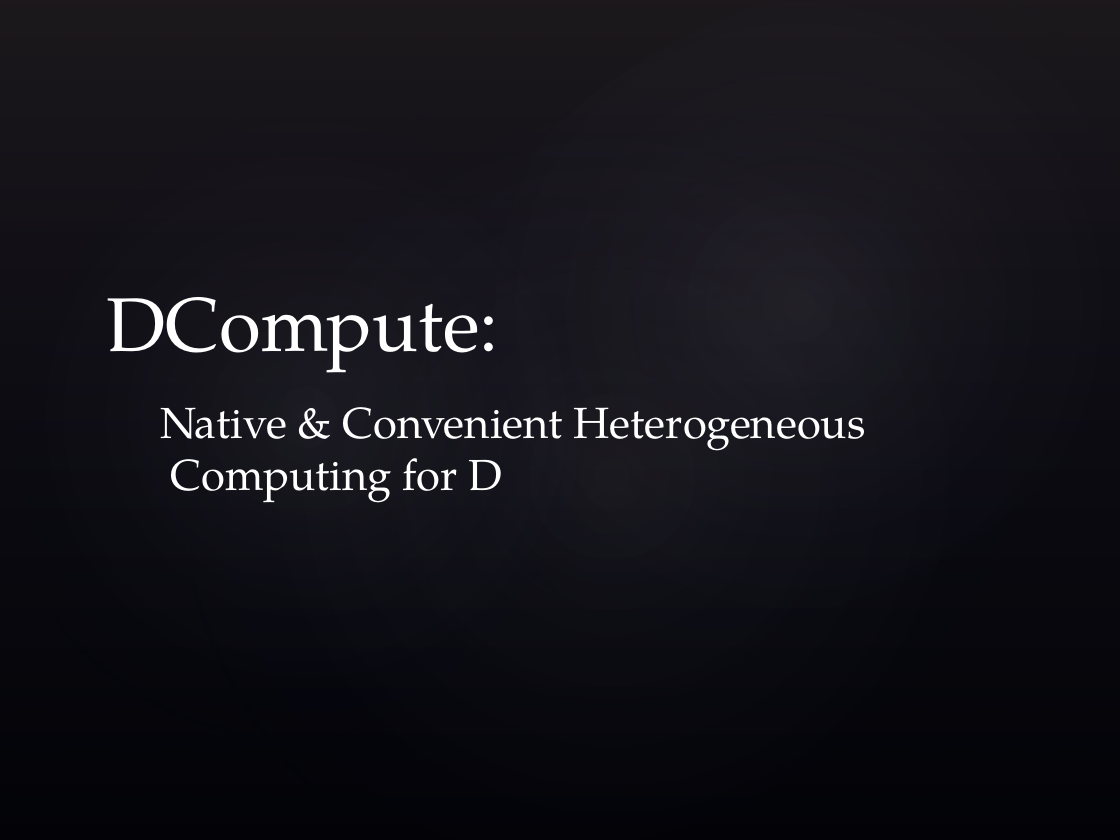
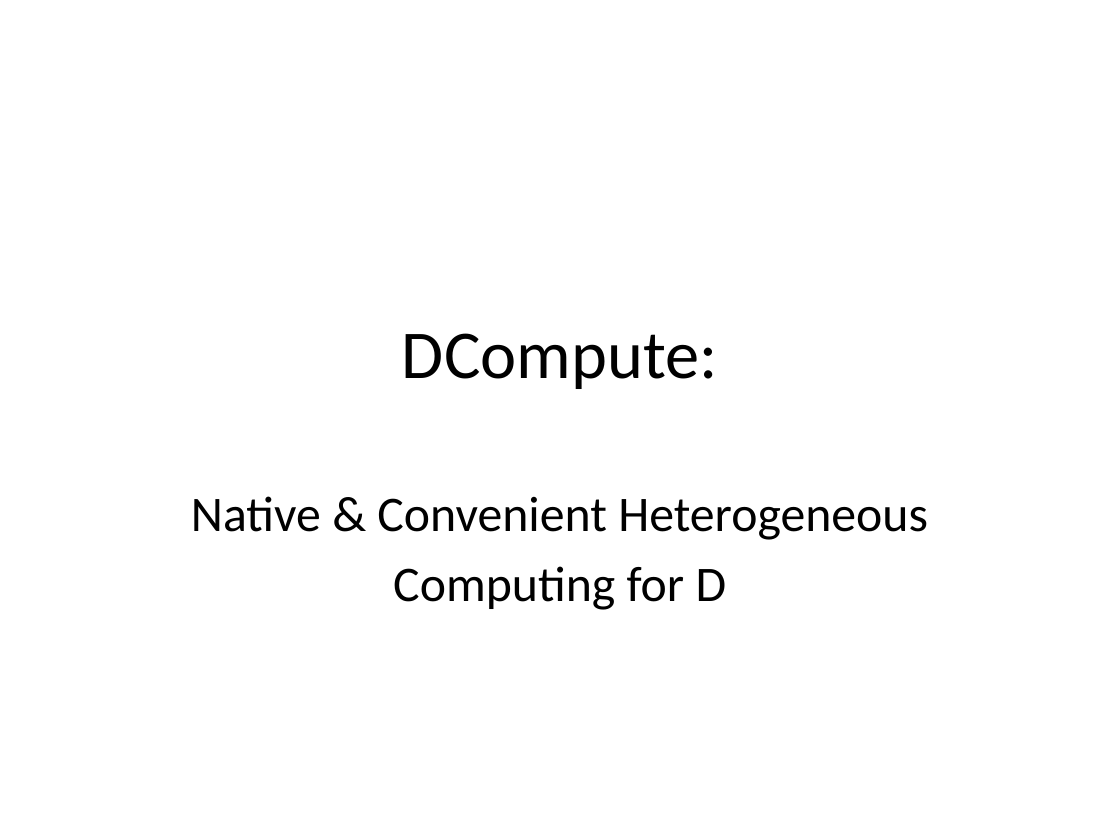
Before and after one commit to dlang/dconf.org, a slide deck: slide 1 of 2017/talks/wilson.pptx. Drawn at 1120x840 pixels with LibreOffice and Linux fonts; fonts in the diff are those of the drawing; background and template pictures are left out. Boxes give left, top, right and bottom in pixels: in the first picture for what was removed or moved away, otherwise in the second. Text is boxed around its words. In the diff, an @@ line names an element or a change of style, - is before the commit and + after.

```diff
--- a/2017/talks/wilson.pptx
+++ b/2017/talks/wilson.pptx
@@ background picture (left out) to #FFFFFF @@
@@ rectangle removed at bbox=[0, 0, 1120, 840] @@
@@ ellipse removed at bbox=[0, 0, 696, 840] @@
@@ ellipse removed at bbox=[51, 0, 1120, 840] @@
@@ ellipse removed at bbox=[307, 0, 1120, 761] @@
@@ title "DCompute:": place and size @@
-title "DCompute:" at bbox=[106, 297, 498, 373]
+title "DCompute:" at bbox=[402, 333, 718, 389]
@@ title "DCompute:" at bbox=[402, 333, 718, 389]: size 49 to 44 pt, font TeX Gyre Pagella to Calibri, text colour #FFFFFF to #000000; alignment left to centre; vertical alignment bottom to middle @@
@@ subtitle "Native & Convenient Heterogeneous": place and size @@
-subtitle "Native & Convenient Heterogeneous" at bbox=[160, 407, 866, 503]
+subtitle "Native & Convenient Heterogeneous" at bbox=[191, 496, 928, 610]
@@ subtitle "Native & Convenient Heterogeneous" at bbox=[191, 496, 928, 610]: size 28 to 32 pt, font TeX Gyre Pagella to Calibri, text colour #FFFFFF to #000000; alignment left to centre; more space between paragraphs @@
```
Also in this commit, not shown: 21 other slides changed, 3 slides added, 7 slides removed, 1 other file.
